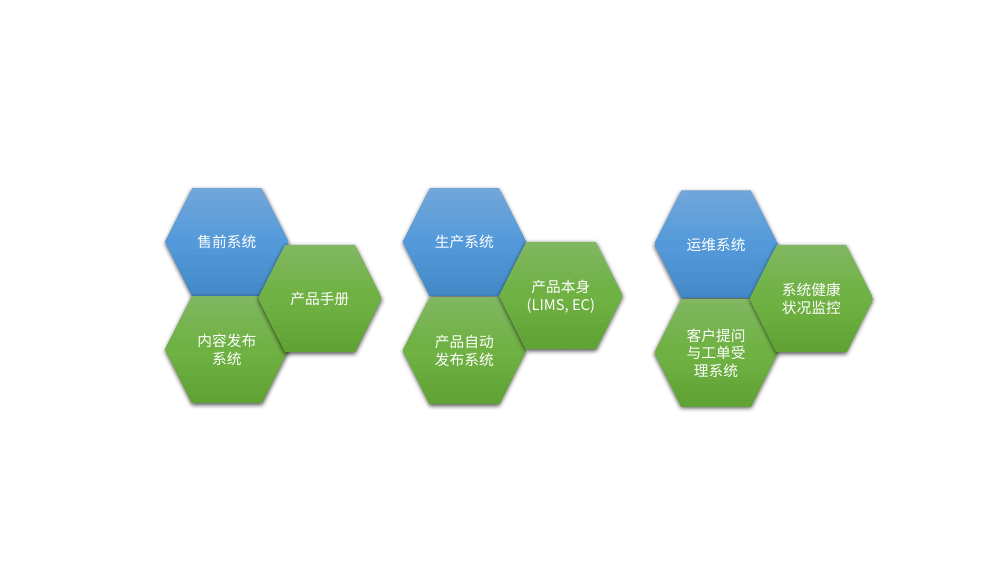
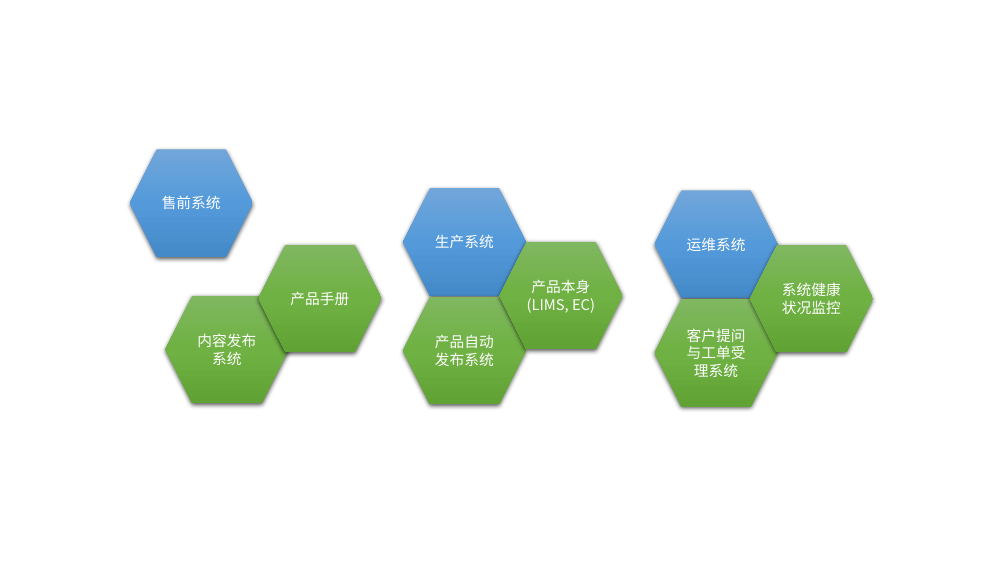
Before and after one commit to qijunbo/dockercloud, a slide deck: slide 4 of Lims系统架构.pptx. Drawn at 1008x567 pixels with LibreOffice and Linux fonts; fonts in the diff are those of the drawing. Boxes give left, top, right and bottom in pixels: in the first picture for what was removed or moved away, otherwise in the second. Text is boxed around its words. In the diff, an @@ line names an element or a change of style, - is before the commit and + after.

```diff
--- a/Lims系统架构.pptx
+++ b/Lims系统架构.pptx
@@ hexagon "售前系统": place and size @@
-hexagon "售前系统" at (166,188,289,296)
+hexagon "售前系统" at (130,150,253,257)
```
Also in this commit, not shown: 1 slide added, 1 other file.
